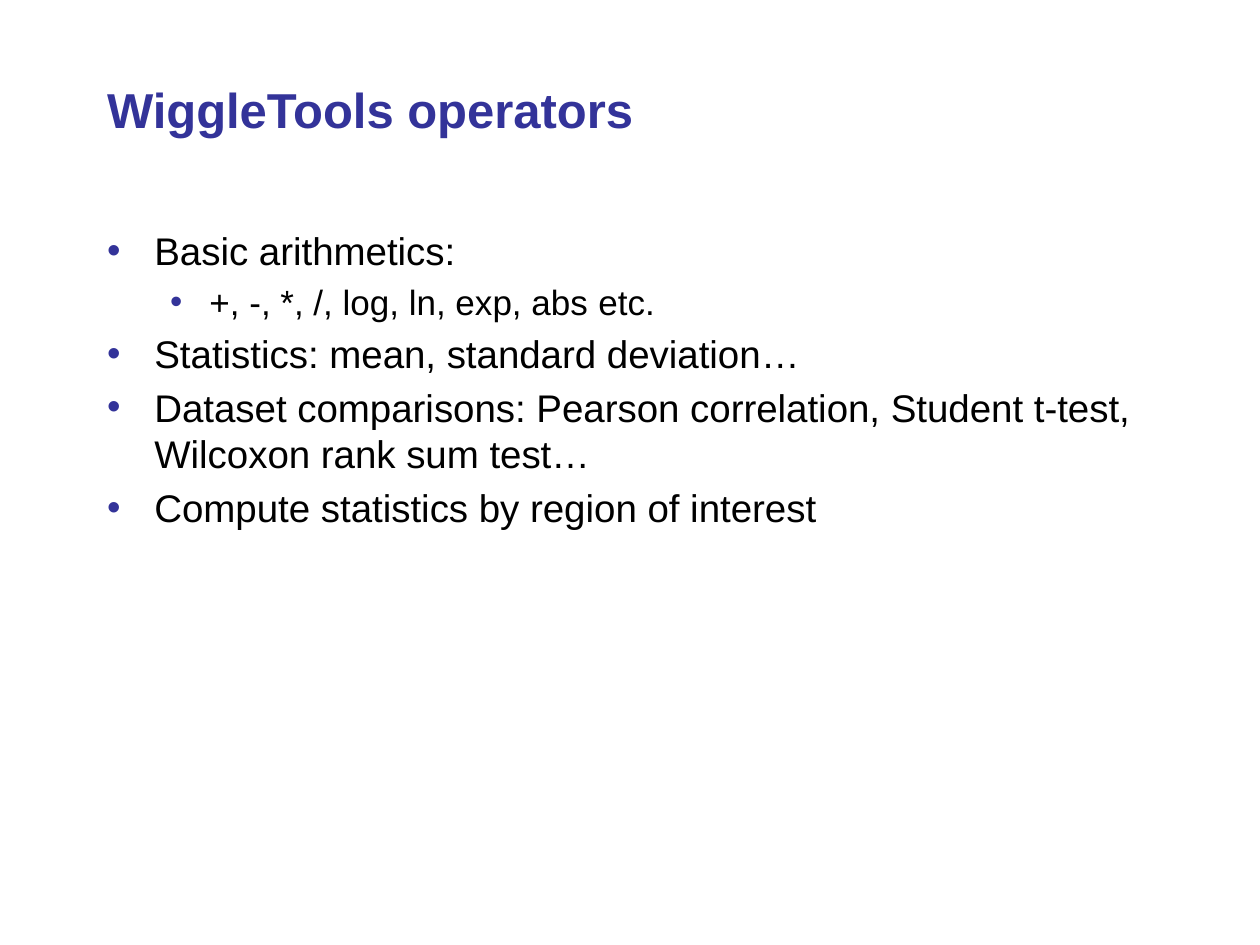
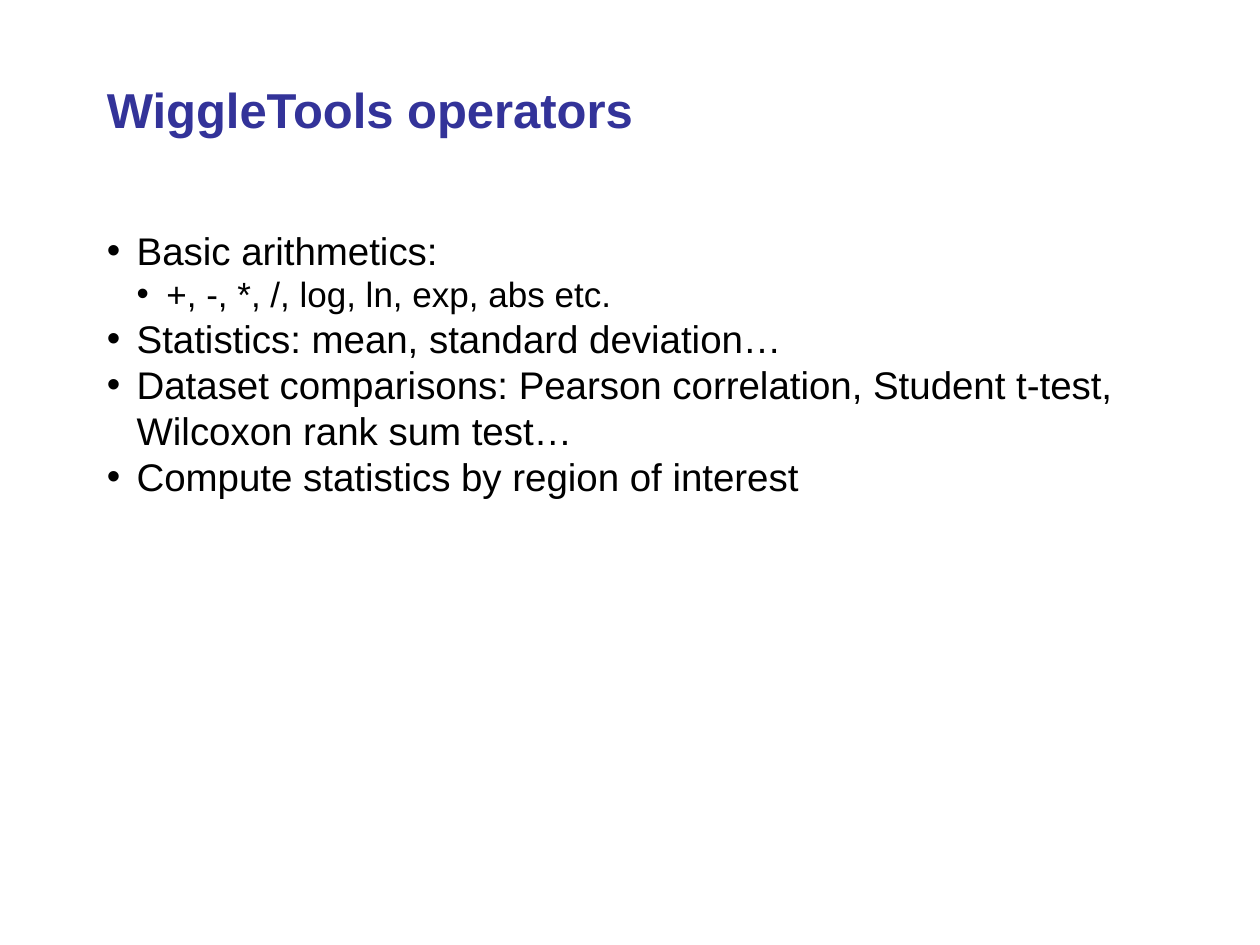
Before and after one commit to Ensembl/ensembl-presentation, a slide deck: slide 5 of API/Regulation/slides/wiggletools.pptx. Drawn at 1260x945 pixels with LibreOffice and Linux fonts; fonts in the diff are those of the drawing; background and template pictures are left out. Boxes give left, top, right and bottom in pixels: in the first picture for what was removed or moved away, otherwise in the second. Text is boxed around its words. In the diff, an @@ line names an element or a change of style, - is before the commit and + after.

```diff
--- a/API/Regulation/slides/wiggletools.pptx
+++ b/API/Regulation/slides/wiggletools.pptx
@@ text "Basic arithmetics:" at box(137, 237, 1112, 499): indent changed; less space between paragraphs @@
```
Also in this commit, not shown: 4 other slides changed, 4 other files.
